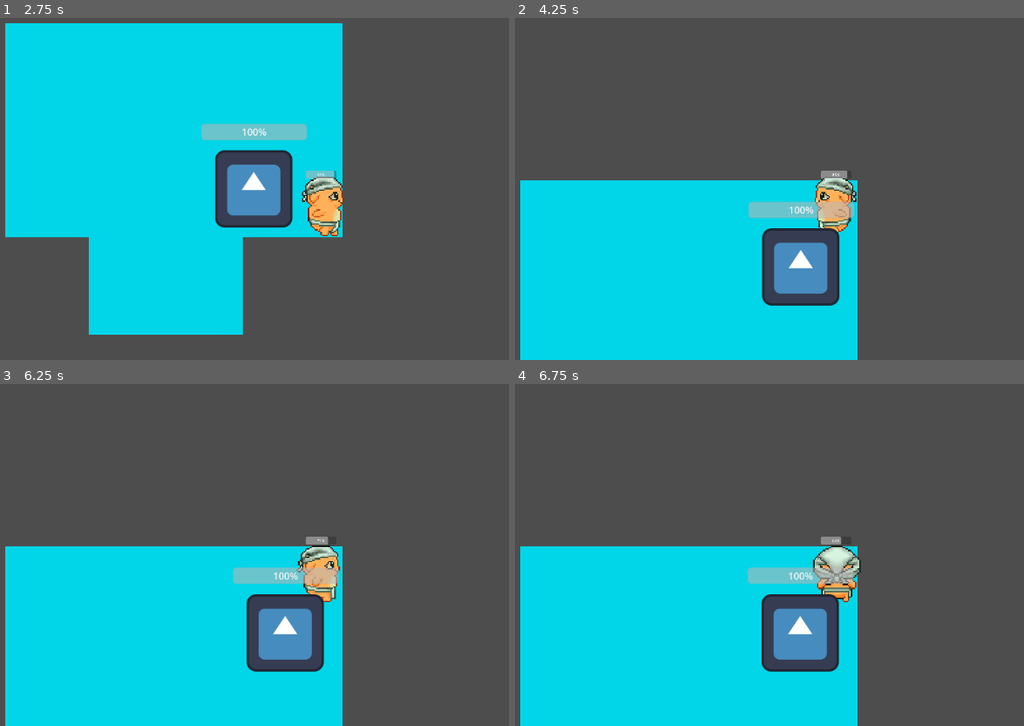
Above: before the commit, frames 1-4 (two rows, left to right).
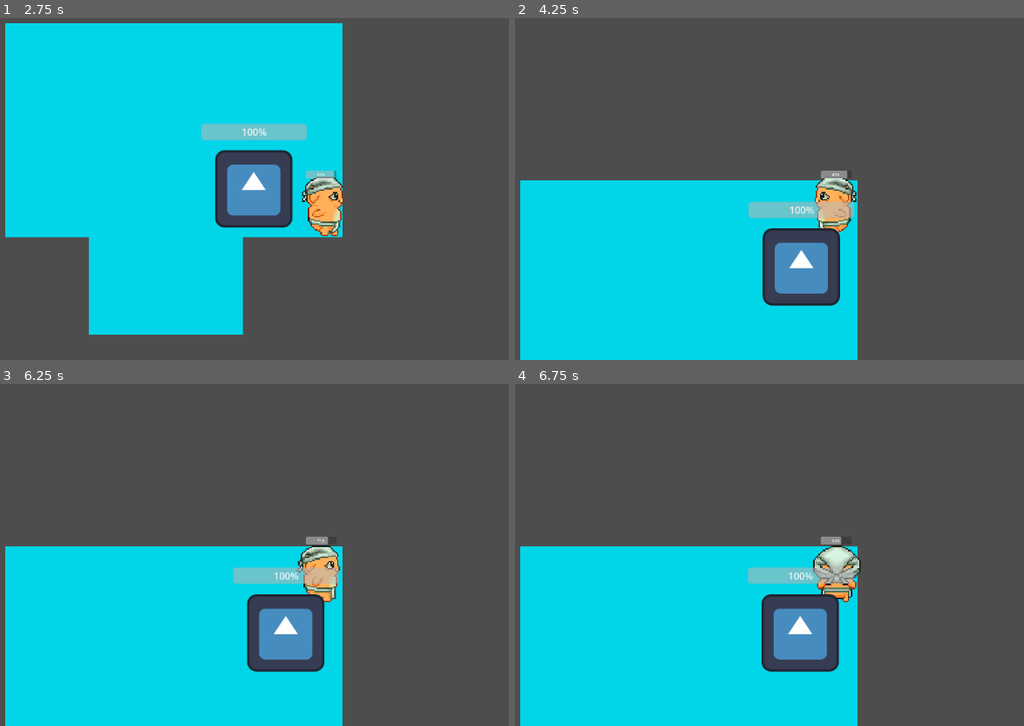
Above: after the commit, the same moments.

Repository: iListenToSludge/Pizza-Interactive
Game: Godot game, scene res://restaurant.tscn
Two runs of this game, one before a commit and one after it. Both use one fixed random seed, a clock stepped at 60 frames per second and the inputs below. This scene is started directly instead of the project's main scene. The engine's default icon, where the game draws it, is replaced by a stand-in: a white triangle on a blue panel in a dark square.
Inputs (mouse positions are in pixels of both pictures, inside the frame that each line leads up to):
- Up to frame 1 (2.75 s): tap Enter (ui_accept) at 0.5, 0.6, 0.77, 1.07, 1.52, 1.55, 1.82, 2.3 s; move the mouse to (473, 144) at 0.52 s; hold D (move right) 0.53-1.28 s; move the mouse to (183, 182) at 1.27 s; hold S (move down) 1.28-2.03 s; tap Shift (dash) at 1.35 s; move the mouse to (391, 79) at 2.02 s; hold D (move right) from 2.03 s (still down); right-click (391, 79) at 2.1 s
- Up to frame 2 (4.25 s): move the mouse to (800, 243) at 2.77 s; release D (move right) at 2.78 s; hold W (move up) 2.78-3.53 s; click (800, 243) at 2.85 s; tap Enter (ui_accept) at 3.02, 3.05, 3.32, 3.6, 3.77, 4.07 s; move the mouse to (outside the picture) at 3.52 s; hold A (move left) from 3.53 s (still down)
- Up to frame 3 (6.25 s): move the mouse to (111, 472) at 4.27 s; tap Shift (dash) at 4.35 s; tap Enter (ui_accept) at 4.52, 4.55, 4.82, 5, 5.3, 6.02, 6.05 s; move the mouse to (356, 531) at 5.02 s; release A (move left) at 5.03 s; hold S (move down) 5.03-5.78 s; right-click (356, 531) at 5.1 s; move the mouse to (218, 431) at 5.77 s; hold D (move right) from 5.78 s (still down); click (218, 431) at 5.85 s
- Up to frame 4 (6.75 s): tap Enter (ui_accept) at 6.32, 6.6 s; move the mouse to (988, 510) at 6.52 s; release D (move right) at 6.53 s; hold W (move up) from 6.53 s (still down)

Frame 1 is identical in both runs. In frame 2, 0.3% of the frame differs, in the area x 48-64%, y 55-85%; in frame 3, 0.3%; in frame 4, less than 0.1%.

Commit message:
made more scenes
with triggers

Diff:
--- /dev/null
+++ b/pizza-interactive/dungToRoom.gd
@@ -0,0 +1,15 @@
+extends Area2D
+
+var player_inside = null
+
+func _process(_delta: float) -> void:
+	if player_inside and Input.is_action_just_pressed("ui_accept"):
+		get_tree().change_scene_to_file("res://resturaunttoroom.tscn")
+
+func _on_body_entered(body: Node2D) -> void:
+	if body.is_in_group("player"):
+		player_inside = body
+
+func _on_body_exited(body: Node2D) -> void:
+	if body == player_inside:
+		player_inside = null
--- /dev/null
+++ b/pizza-interactive/inside_rest.tscn
@@ -0,0 +1,233 @@
+[gd_scene load_steps=6 format=3 uid="uid://piwdpii02cm7"]
+
+[ext_resource type="PackedScene" uid="uid://burywwc11kw0f" path="res://munchkin_player.tscn" id="1_8pc6s"]
+[ext_resource type="Script" uid="uid://brksjx4htvl78" path="res://insideresturaunttooutside.gd" id="2_k0k8v"]
+[ext_resource type="Script" uid="uid://brg1n8kowt6pk" path="res://restToRoom.gd" id="3_vmqfw"]
+
+[sub_resource type="RectangleShape2D" id="RectangleShape2D_vmqfw"]
+size = Vector2(102, 37)
+
+[sub_resource type="RectangleShape2D" id="RectangleShape2D_hsege"]
+size = Vector2(71, 62)
+
+[node name="InsideRest" type="Node2D"]
+
+[node name="ColorRect28" type="ColorRect" parent="."]
+offset_left = -1293.0
+offset_top = -1227.0
+offset_right = 1929.0
+offset_bottom = 636.0
+color = Color(0, 0, 0, 1)
+
+[node name="ColorRect" type="ColorRect" parent="."]
+offset_left = -326.0
+offset_top = -350.0
+offset_right = 327.0
+offset_bottom = 49.0
+color = Color(0.66377145, 0.53239137, 0.38885444, 1)
+
+[node name="ColorRect2" type="ColorRect" parent="."]
+offset_left = -326.0
+offset_top = 23.0
+offset_right = 327.0
+offset_bottom = 49.0
+color = Color(0.5983744, 0.43910193, 0.29356214, 1)
+
+[node name="ColorRect27" type="ColorRect" parent="."]
+offset_left = -48.0
+offset_top = 14.0
+offset_right = 46.0
+offset_bottom = 39.0
+color = Color(0.5983744, 0.43910193, 0.29356214, 1)
+
+[node name="ColorRect3" type="ColorRect" parent="."]
+offset_left = -326.0
+offset_top = -346.0
+offset_right = -279.0
+offset_bottom = 49.0
+color = Color(0.5983744, 0.43910193, 0.29356214, 1)
+
+[node name="ColorRect4" type="ColorRect" parent="."]
+offset_left = 280.0
+offset_top = -352.0
+offset_right = 327.0
+offset_bottom = 43.0
+color = Color(0.5983744, 0.43910193, 0.29356214, 1)
+
+[node name="ColorRect5" type="ColorRect" parent="."]
+offset_left = -325.0
+offset_top = -352.0
+offset_right = 327.0
+offset_bottom = -321.0
+color = Color(0.5983744, 0.43910193, 0.29356214, 1)
+
+[node name="ColorRect6" type="ColorRect" parent="."]
+offset_left = -276.0
+offset_top = -319.0
+offset_right = 278.0
+offset_bottom = -238.0
+color = Color(0.77241826, 0.6411487, 0.49556893, 1)
+
+[node name="ColorRect7" type="ColorRect" parent="."]
+offset_left = -42.0
+offset_top = -304.0
+offset_right = 31.0
+offset_bottom = -240.0
+color = Color(0.5983744, 0.43910193, 0.29356214, 1)
+
+[node name="ColorRect8" type="ColorRect" parent="."]
+offset_left = -145.0
+offset_top = -302.0
+offset_right = -72.0
+offset_bottom = -220.0
+color = Color(0.58019173, 0.5676594, 0.5687154, 1)
+
+[node name="ColorRect9" type="ColorRect" parent="."]
+offset_left = 122.0
+offset_top = -276.0
+offset_right = 195.0
+offset_bottom = -222.0
+color = Color(0.49954957, 0.58240914, 0.6669409, 1)
+
+[node name="ColorRect11" type="ColorRect" parent="."]
+offset_left = -272.0
+offset_top = -266.0
+offset_right = -145.0
+offset_bottom = -221.0
+color = Color(0.6873143, 0.70542204, 0.8333022, 1)
+
+[node name="ColorRect12" type="ColorRect" parent="."]
+offset_left = -272.0
+offset_top = -266.0
+offset_right = -228.0
+offset_bottom = -135.0
+color = Color(0.6873143, 0.70542204, 0.8333022, 1)
+
+[node name="ColorRect15" type="ColorRect" parent="."]
+offset_left = 237.0
+offset_top = -267.0
+offset_right = 281.0
+offset_bottom = -136.0
+color = Color(0.6873143, 0.70542204, 0.8333022, 1)
+
+[node name="ColorRect13" type="ColorRect" parent="."]
+offset_left = -272.0
+offset_top = -188.0
+offset_right = -57.0
+offset_bottom = -136.0
+color = Color(0.6873143, 0.70542204, 0.8333022, 1)
+
+[node name="ColorRect16" type="ColorRect" parent="."]
+offset_left = -272.0
+offset_top = -187.0
+offset_right = -57.0
+offset_bottom = -162.0
+color = Color(0.6432369, 0.59025127, 0.66281307, 1)
+
+[node name="ColorRect17" type="ColorRect" parent="."]
+offset_left = -272.0
+offset_top = -264.0
+offset_right = -242.0
+offset_bottom = -160.0
+color = Color(0.6432369, 0.59025127, 0.66281307, 1)
+
+[node name="ColorRect18" type="ColorRect" parent="."]
+offset_left = -272.0
+offset_top = -264.0
+offset_right = -147.0
+offset_bottom = -239.0
+color = Color(0.6432369, 0.59025127, 0.66281307, 1)
+
+[node name="ColorRect19" type="ColorRect" parent="."]
+offset_left = 250.0
+offset_top = -270.0
+offset_right = 282.0
+offset_bottom = -185.0
+color = Color(0.6432369, 0.59025127, 0.66281307, 1)
+
+[node name="ColorRect14" type="ColorRect" parent="."]
+offset_left = 63.0
+offset_top = -187.0
+offset_right = 278.0
+offset_bottom = -133.0
+color = Color(0.6873143, 0.70542204, 0.8333022, 1)
+
+[node name="ColorRect10" type="ColorRect" parent="."]
+offset_left = 142.0
+offset_top = -352.0
+offset_right = 176.0
+offset_bottom = -265.0
+color = Color(0.49954957, 0.58240914, 0.6669409, 1)
+
+[node name="ColorRect20" type="ColorRect" parent="."]
+offset_left = 64.0
+offset_top = -187.0
+offset_right = 279.0
+offset_bottom = -158.0
+color = Color(0.6432369, 0.59025127, 0.66281307, 1)
+
+[node name="ColorRect21" type="ColorRect" parent="."]
+offset_left = -264.0
+offset_top = -99.0
+offset_right = -96.0
+offset_bottom = -30.0
+color = Color(0.77241826, 0.6411487, 0.49556893, 1)
+
+[node name="ColorRect26" type="ColorRect" parent="."]
+offset_left = 89.0
+offset_top = -94.0
+offset_right = 257.0
+offset_bottom = -25.0
+color = Color(0.77241826, 0.6411487, 0.49556893, 1)
+
+[node name="ColorRect22" type="ColorRect" parent="."]
+offset_left = -251.0
+offset_top = -22.0
+offset_right = -111.0
+color = Color(0.77241826, 0.6411487, 0.49556893, 1)
+
+[node name="ColorRect23" type="ColorRect" parent="."]
+offset_left = -247.0
+offset_top = -129.0
+offset_right = -107.0
+offset_bottom = -107.0
+color = Color(0.77241826, 0.6411487, 0.49556893, 1)
+
+[node name="ColorRect24" type="ColorRect" parent="."]
+offset_left = 107.0
+offset_top = -125.0
+offset_right = 247.0
+offset_bottom = -103.0
+color = Color(0.77241826, 0.6411487, 0.49556893, 1)
+
+[node name="ColorRect25" type="ColorRect" parent="."]
+offset_left = 104.0
+offset_top = -20.0
+offset_right = 244.0
+offset_bottom = 2.0
+color = Color(0.77241826, 0.6411487, 0.49556893, 1)
+
+[node name="CharacterBody2D" parent="." groups=["player"] instance=ExtResource("1_8pc6s")]
+position = Vector2(0, -27)
+
+[node name="Camera2D" type="Camera2D" parent="CharacterBody2D"]
+zoom = Vector2(4, 4)
+
+[node name="Area2D" type="Area2D" parent="."]
+script = ExtResource("2_k0k8v")
+
+[node name="CollisionShape2D" type="CollisionShape2D" parent="Area2D"]
+position = Vector2(0, 30.5)
+shape = SubResource("RectangleShape2D_vmqfw")
+
+[node name="Area2D2" type="Area2D" parent="."]
+script = ExtResource("3_vmqfw")
+
+[node name="CollisionShape2D" type="CollisionShape2D" parent="Area2D2"]
+position = Vector2(-5.5, -272)
+shape = SubResource("RectangleShape2D_hsege")
+
+[connection signal="body_entered" from="Area2D" to="Area2D" method="_on_body_entered"]
+[connection signal="body_exited" from="Area2D" to="Area2D" method="_on_body_exited"]
+[connection signal="body_entered" from="Area2D2" to="Area2D2" method="_on_body_entered"]
+[connection signal="body_exited" from="Area2D2" to="Area2D2" method="_on_body_exited"]
--- /dev/null
+++ b/pizza-interactive/insideresturaunttooutside.gd
@@ -0,0 +1,16 @@
+extends Area2D
+
+var player_inside = null
+
+
+func _process(_delta: float) -> void:
+	if player_inside and Input.is_action_just_pressed("ui_accept"):
+		get_tree().change_scene_to_file("res://test scene tilemap with new rest 2.tscn")
+
+func _on_body_entered(body: Node2D) -> void:
+	if body.is_in_group("player"):
+		player_inside = body
+
+func _on_body_exited(body: Node2D) -> void:
+	if body == player_inside:
+		player_inside = null
--- /dev/null
+++ b/pizza-interactive/restToRoom.gd
@@ -0,0 +1,15 @@
+extends Area2D
+
+var player_inside = null
+
+func _process(_delta: float) -> void:
+	if player_inside and Input.is_action_just_pressed("ui_accept"):
+		get_tree().change_scene_to_file("res://resturaunttoroom.tscn")
+
+func _on_body_entered(body: Node2D) -> void:
+	if body.is_in_group("player"):
+		player_inside = body
+
+func _on_body_exited(body: Node2D) -> void:
+	if body == player_inside:
+		player_inside = null
--- a/pizza-interactive/restaurant.tscn
+++ b/pizza-interactive/restaurant.tscn
@@ -7,6 +7,10 @@
 [ext_resource type="PackedScene" uid="uid://dmc53tnqxuvq8" path="res://scenes/slots/slot.tscn" id="4_q1hja"]
 [ext_resource type="PackedScene" uid="uid://daaou2niixt8w" path="res://pause_menu.tscn" id="6_fb16x"]
 [ext_resource type="PackedScene" uid="uid://ckihlg0mv5m8y" path="res://death_screen.tscn" id="7_i0tqs"]
+[ext_resource type="Script" uid="uid://chpliido73u3h" path="res://dungToRoom.gd" id="8_s0jpr"]
+
+[sub_resource type="RectangleShape2D" id="RectangleShape2D_xpvah"]
+size = Vector2(269, 121)
 
 [node name="Resturaunt" type="Node2D"]
 
@@ -51,7 +55,7 @@
 scale = Vector2(7.517571, 1.8379694)
 color = Color(0.958692, 0.83814794, 0.91022235, 1)
 
-[node name="CharacterBody2D" parent="." instance=ExtResource("1_1pkq2")]
+[node name="CharacterBody2D" parent="." groups=["player"] instance=ExtResource("1_1pkq2")]
 position = Vector2(552, 119)
 scale = Vector2(0.39880437, 0.40742108)
 collision_layer = 3
@@ -137,3 +141,13 @@
 
 [node name="DeathScreen" parent="." instance=ExtResource("7_i0tqs")]
 visible = false
+
+[node name="Area2D" type="Area2D" parent="."]
+script = ExtResource("8_s0jpr")
+
+[node name="CollisionShape2D" type="CollisionShape2D" parent="Area2D"]
+position = Vector2(561.5, 556.5)
+shape = SubResource("RectangleShape2D_xpvah")
+
+[connection signal="body_entered" from="Area2D" to="Area2D" method="_on_body_entered"]
+[connection signal="body_exited" from="Area2D" to="Area2D" method="_on_body_exited"]
--- /dev/null
+++ b/pizza-interactive/resturaunttoroom.gd
@@ -0,0 +1,15 @@
+extends Area2D
+
+var player_inside = null
+
+func _process(_delta: float) -> void:
+	if player_inside and Input.is_action_just_pressed("ui_accept"):
+		get_tree().change_scene_to_file("res://inside_rest.tscn")
+
+func _on_body_entered(body: Node2D) -> void:
+	if body.is_in_group("player"):
+		player_inside = body
+
+func _on_body_exited(body: Node2D) -> void:
+	if body == player_inside:
+		player_inside = null
--- /dev/null
+++ b/pizza-interactive/resturaunttoroom.tscn
@@ -0,0 +1,223 @@
+[gd_scene load_steps=6 format=3 uid="uid://cbewyugwr1ttb"]
+
+[ext_resource type="PackedScene" uid="uid://burywwc11kw0f" path="res://munchkin_player.tscn" id="1_08cfx"]
+[ext_resource type="Script" uid="uid://x8wk7tryf84k" path="res://resturaunttoroom.gd" id="2_ux4a5"]
+[ext_resource type="Script" uid="uid://fvirxyjhcuiv" path="res://roomtodungeon.gd" id="3_ux4a5"]
+
+[sub_resource type="RectangleShape2D" id="RectangleShape2D_ekm62"]
+size = Vector2(63, 20)
+
+[sub_resource type="RectangleShape2D" id="RectangleShape2D_08cfx"]
+size = Vector2(93, 82)
+
+[node name="Node2D" type="Node2D"]
+
+[node name="Node" type="Node" parent="."]
+
+[node name="ColorRect2" type="ColorRect" parent="Node"]
+offset_left = -1386.0
+offset_top = -711.0
+offset_right = 1344.0
+offset_bottom = 679.0
+color = Color(0, 0, 0, 1)
+
+[node name="ColorRect26" type="ColorRect" parent="Node"]
+offset_left = -326.0
+offset_top = -232.0
+offset_right = 327.0
+offset_bottom = 49.0
+color = Color(0.66377145, 0.53239137, 0.38885444, 1)
+
+[node name="ColorRect20" type="ColorRect" parent="Node"]
+offset_left = -325.0
+offset_top = 18.0
+offset_right = 327.0
+offset_bottom = 77.0
+color = Color(0.75686276, 0.61960787, 0.4745098, 1)
+
+[node name="ColorRect6" type="ColorRect" parent="Node"]
+offset_left = -326.0
+offset_top = -232.0
+offset_right = 327.0
+offset_bottom = -127.0
+color = Color(0.7525894, 0.6201995, 0.47301334, 1)
+
+[node name="ColorRect" type="ColorRect" parent="Node"]
+offset_left = -325.0
+offset_top = 18.0
+offset_right = 327.0
+offset_bottom = 48.0
+color = Color(0.5762512, 0.38555166, 0.29033712, 1)
+
+[node name="ColorRect19" type="ColorRect" parent="Node"]
+offset_left = -32.0
+offset_top = 11.0
+offset_right = 34.0
+offset_bottom = 76.0
+color = Color(0.5762512, 0.38555166, 0.29033712, 1)
+
+[node name="ColorRect3" type="ColorRect" parent="Node"]
+offset_left = -326.0
+offset_top = -230.0
+offset_right = 326.0
+offset_bottom = -200.0
+color = Color(0.5762512, 0.38555166, 0.29033712, 1)
+
+[node name="ColorRect7" type="ColorRect" parent="Node"]
+offset_left = -256.0
+offset_top = -135.0
+offset_right = -188.0
+offset_bottom = -45.0
+color = Color(0.6342438, 0.32725286, 0.39483422, 1)
+
+[node name="ColorRect11" type="ColorRect" parent="Node"]
+offset_left = -152.0
+offset_top = -188.0
+offset_right = -51.0
+offset_bottom = -89.0
+color = Color(0.5848353, 0.351426, 0.25764638, 1)
+
+[node name="ColorRect24" type="ColorRect" parent="Node"]
+offset_left = -4.0
+offset_top = -190.0
+offset_right = 72.0
+offset_bottom = -148.0
+color = Color(0.5848353, 0.351426, 0.25764638, 1)
+
+[node name="ColorRect25" type="ColorRect" parent="Node"]
+offset_left = 2.0
+offset_top = -190.0
+offset_right = 65.0
+offset_bottom = -159.0
+color = Color(0.49884206, 0.51906383, 0.4155967, 1)
+
+[node name="ColorRect13" type="ColorRect" parent="Node"]
+offset_left = 122.0
+offset_top = -108.0
+offset_right = 223.0
+offset_bottom = -18.0
+color = Color(0.5848353, 0.351426, 0.25764638, 1)
+
+[node name="ColorRect14" type="ColorRect" parent="Node"]
+offset_left = 122.0
+offset_top = -29.0
+offset_right = 223.0
+offset_bottom = -18.0
+color = Color(0.5294118, 0.21176471, 0.1882353, 1)
+
+[node name="ColorRect15" type="ColorRect" parent="Node"]
+offset_left = 130.0
+offset_top = -100.0
+offset_right = 215.0
+offset_bottom = -35.0
+color = Color(0.5294118, 0.21176471, 0.1882353, 1)
+
+[node name="ColorRect16" type="ColorRect" parent="Node"]
+offset_left = 133.0
+offset_top = -97.0
+offset_right = 211.0
+offset_bottom = -38.0
+color = Color(0.58431375, 0.3529412, 0.25490198, 1)
+
+[node name="ColorRect17" type="ColorRect" parent="Node"]
+offset_left = 138.0
+offset_top = -79.0
+offset_right = 142.0
+offset_bottom = -56.0
+color = Color(0.8906658, 0.7415285, 0.4742205, 1)
+
+[node name="ColorRect18" type="ColorRect" parent="Node"]
+offset_left = 138.0
+offset_top = -60.0
+offset_right = 142.0
+offset_bottom = -56.0
+color = Color(0.8157537, 0.4258687, 0.33561593, 1)
+
+[node name="ColorRect12" type="ColorRect" parent="Node"]
+offset_left = -152.0
+offset_top = -188.0
+offset_right = -51.0
+offset_bottom = -170.0
+color = Color(0.5280966, 0.21337038, 0.18437147, 1)
+
+[node name="ColorRect21" type="ColorRect" parent="Node"]
+offset_left = -104.0
+offset_top = -188.0
+offset_right = -100.0
+offset_bottom = -89.0
+color = Color(0.5280966, 0.21337038, 0.18437147, 1)
+
+[node name="ColorRect22" type="ColorRect" parent="Node"]
+offset_left = -113.0
+offset_top = -149.0
+offset_right = -109.0
+offset_bottom = -118.0
+color = Color(0.83296347, 0.68641514, 0.4740067, 1)
+
+[node name="ColorRect23" type="ColorRect" parent="Node"]
+offset_left = -94.0
+offset_top = -149.0
+offset_right = -90.0
+offset_bottom = -118.0
+color = Color(0.83296347, 0.68641514, 0.4740067, 1)
+
+[node name="ColorRect9" type="ColorRect" parent="Node"]
+offset_left = -241.0
+offset_top = -130.0
+offset_right = -202.0
+offset_bottom = -112.0
+color = Color(0.8218845, 0.72409534, 0.66622776, 1)
+
+[node name="ColorRect10" type="ColorRect" parent="Node"]
+offset_left = -241.0
+offset_top = -119.0
+offset_right = -202.0
+offset_bottom = -112.0
+color = Color(0.7492255, 0.53612745, 0.50803953, 1)
+
+[node name="ColorRect8" type="ColorRect" parent="Node"]
+offset_left = -256.0
+offset_top = -70.0
+offset_right = -188.0
+offset_bottom = -45.0
+color = Color(0.61168706, 0.2372104, 0.3528312, 1)
+
+[node name="ColorRect4" type="ColorRect" parent="Node"]
+offset_left = -326.0
+offset_top = -230.0
+offset_right = -275.0
+offset_bottom = 37.0
+color = Color(0.5762512, 0.38555166, 0.29033712, 1)
+
+[node name="ColorRect5" type="ColorRect" parent="Node"]
+offset_left = 275.0
+offset_top = -224.0
+offset_right = 326.0
+offset_bottom = 43.0
+color = Color(0.5762512, 0.38555166, 0.29033712, 1)
+
+[node name="CharacterBody2D" parent="Node" groups=["player"] instance=ExtResource("1_08cfx")]
+position = Vector2(2, -67)
+
+[node name="Camera2D" type="Camera2D" parent="Node/CharacterBody2D"]
+zoom = Vector2(4, 4)
+
+[node name="Area2D" type="Area2D" parent="."]
+script = ExtResource("2_ux4a5")
+
+[node name="CollisionShape2D" type="CollisionShape2D" parent="Area2D"]
+position = Vector2(0.5, 19)
+shape = SubResource("RectangleShape2D_ekm62")
+debug_color = Color(0.37631258, 0.5706632, 0.629962, 0.41960785)
+
+[node name="Area2D2" type="Area2D" parent="."]
+script = ExtResource("3_ux4a5")
+
+[node name="CollisionShape2D" type="CollisionShape2D" parent="Area2D2"]
+position = Vector2(171.5, -65)
+shape = SubResource("RectangleShape2D_08cfx")
+
+[connection signal="body_entered" from="Area2D" to="Area2D" method="_on_body_entered"]
+[connection signal="body_exited" from="Area2D" to="Area2D" method="_on_body_exited"]
+[connection signal="body_entered" from="Area2D2" to="Area2D2" method="_on_body_entered"]
+[connection signal="body_exited" from="Area2D2" to="Area2D2" method="_on_body_exited"]
--- /dev/null
+++ b/pizza-interactive/roomtodungeon.gd
@@ -0,0 +1,15 @@
+extends Area2D
+
+var player_inside = null
+
+func _process(_delta: float) -> void:
+	if player_inside and Input.is_action_just_pressed("ui_accept"):
+		get_tree().change_scene_to_file("res://restaurant.tscn")
+
+func _on_body_entered(body: Node2D) -> void:
+	if body.is_in_group("player"):
+		player_inside = body
+
+func _on_body_exited(body: Node2D) -> void:
+	if body == player_inside:
+		player_inside = null
--- /dev/null
+++ b/pizza-interactive/testOutsideToInside.gd
@@ -0,0 +1,15 @@
+extends Area2D
+
+var player_inside = null
+
+func _process(_delta: float) -> void:
+	if player_inside and Input.is_action_just_pressed("ui_accept"):
+		get_tree().change_scene_to_file("res://inside_rest.tscn")
+
+func _on_body_entered(body: Node2D) -> void:
+	if body.is_in_group("player"):
+		player_inside = body
+
+func _on_body_exited(body: Node2D) -> void:
+	if body == player_inside:
+		player_inside = null
Not shown, added: pizza-interactive/dungToRoom.gd.uid
Not shown, added: pizza-interactive/insideresturaunttooutside.gd.uid
Not shown, added: pizza-interactive/restToRoom.gd.uid
Not shown: 1 places in pizza-interactive/restaurant.tscn that only renumber resources
Not shown, added: pizza-interactive/resturaunttoroom.gd.uid
Not shown, added: pizza-interactive/roomtodungeon.gd.uid
Not shown, changed: pizza-interactive/test scene tilemap with new rest 2.tscn
Not shown, added: pizza-interactive/testOutsideToInside.gd.uid
